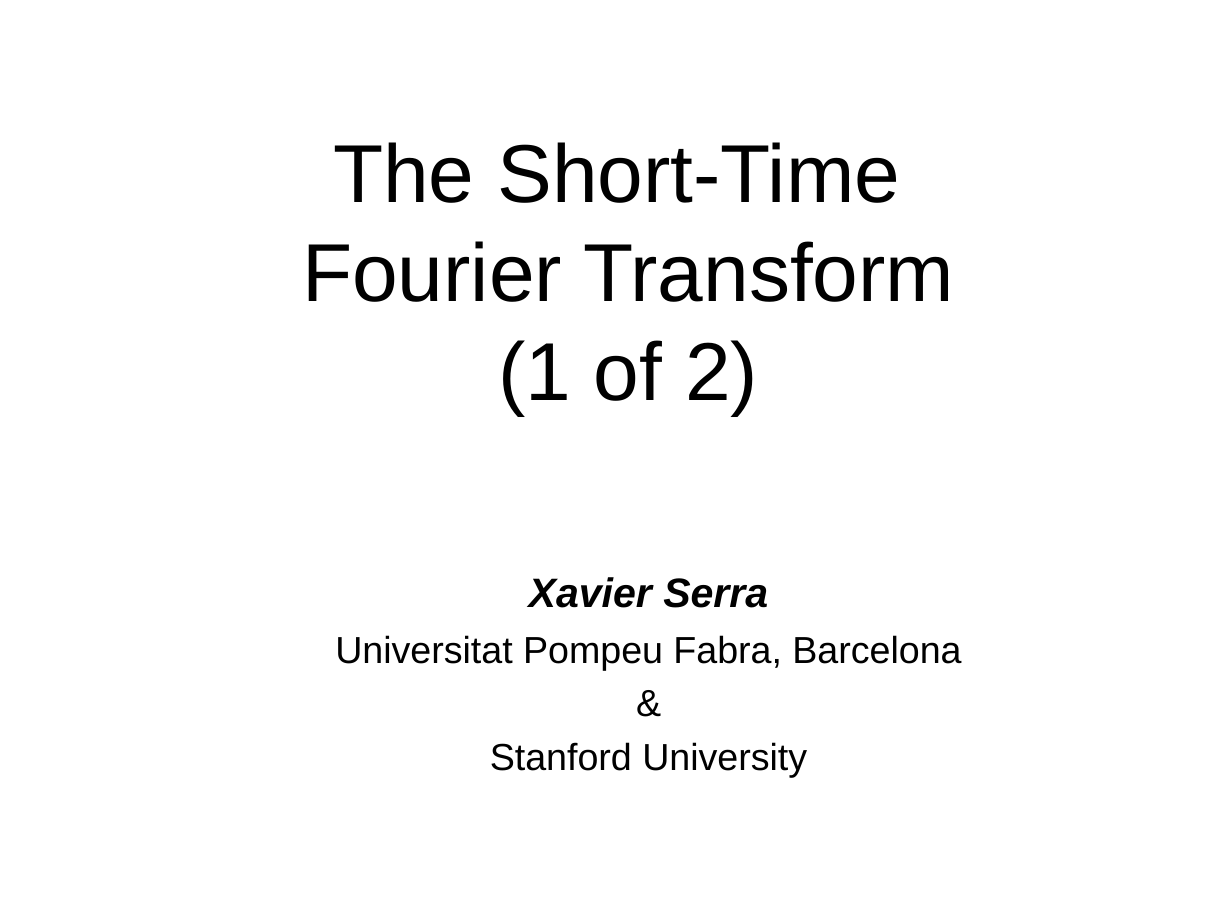
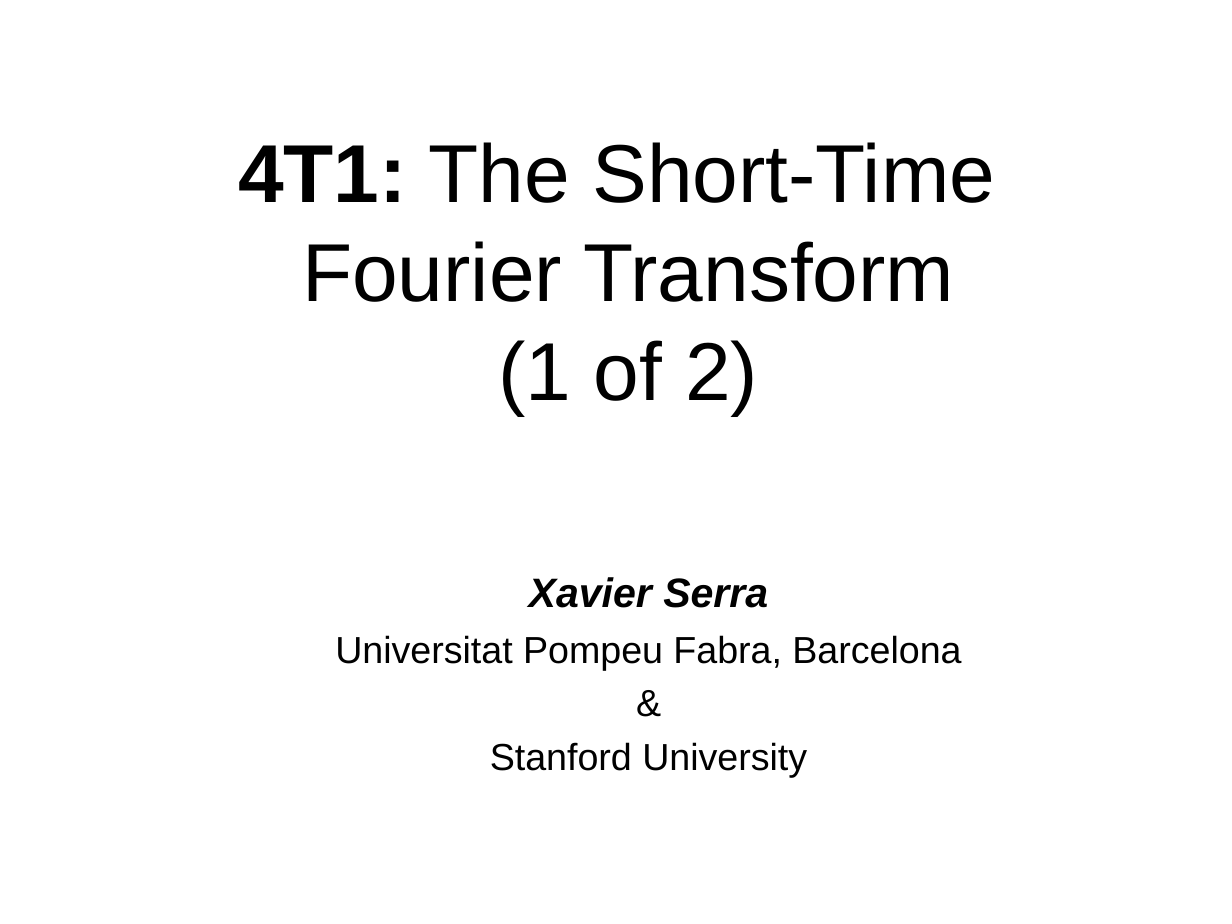
Before and after one commit to MTG/sms-tools, a slide deck: slide 16 of lectures/4-STFT/4T1-STFT-1.odp. Drawn at 1232x924 pixels with LibreOffice and Linux fonts; fonts in the diff are those of the drawing. Boxes give left, top, right and bottom in pixels: in the first picture for what was removed or moved away, otherwise in the second. Text is boxed around its words. In the diff, an @@ line names an element or a change of style, - is before the commit and + after.

```diff
--- a/lectures/4-STFT/4T1-STFT-1.odp
+++ b/lectures/4-STFT/4T1-STFT-1.odp
@@ title at [238,142,995,415]: text changed @@
-The Short-Time
-Fourier Transform
-(1 of 2)
+4T1: The Short-Time
+Fourier Transform
+(1 of 2)
```
Also in this commit, not shown: 2 other slides changed, 9 other files.
